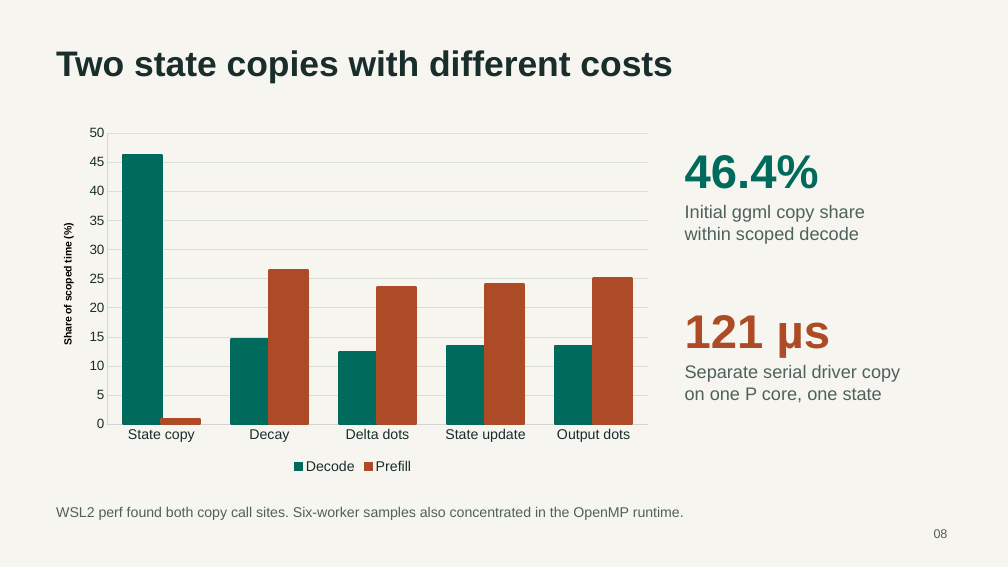
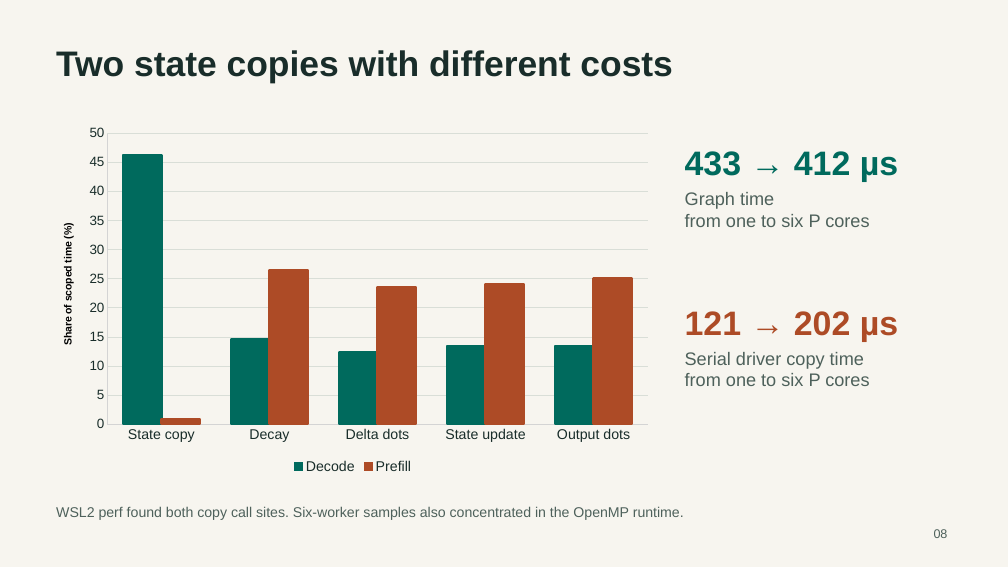
Before and after one commit to secureswim/cpu-inference-gdn, a slide deck: slide 8 of output/Project_1_Presentation.pptx. Drawn at 1008x567 pixels with LibreOffice and Linux fonts; fonts in the diff are those of the drawing. Boxes give left, top, right and bottom in pixels: in the first picture for what was removed or moved away, otherwise in the second. Text is boxed around its words. In the diff, an @@ line names an element or a change of style, - is before the commit and + after.

Commit message:
Explain decode limits and validate scaling with longer repeats

```diff
--- a/output/Project_1_Presentation.pptx
+++ b/output/Project_1_Presentation.pptx
@@ text at (x1=685, y1=151, x2=898, y2=182): text changed; size 45 to 32.2 pt @@
-46.4%
+433 → 412 µs
@@ text at (x1=685, y1=192, x2=869, y2=227): text changed @@
-Initial ggml copy share
-within scoped decode
+Graph time
+from one to six P cores
@@ text at (x1=685, y1=311, x2=898, y2=342): text changed; size 45 to 32.2 pt @@
-121 µs
+121 → 202 µs
@@ text at (x1=685, y1=352, x2=869, y2=386): text changed @@
-Separate serial driver copy
-on one P core, one state
+Serial driver copy time
+from one to six P cores
```
Also in this commit, not shown: 2 other slides changed, 12 other files.
